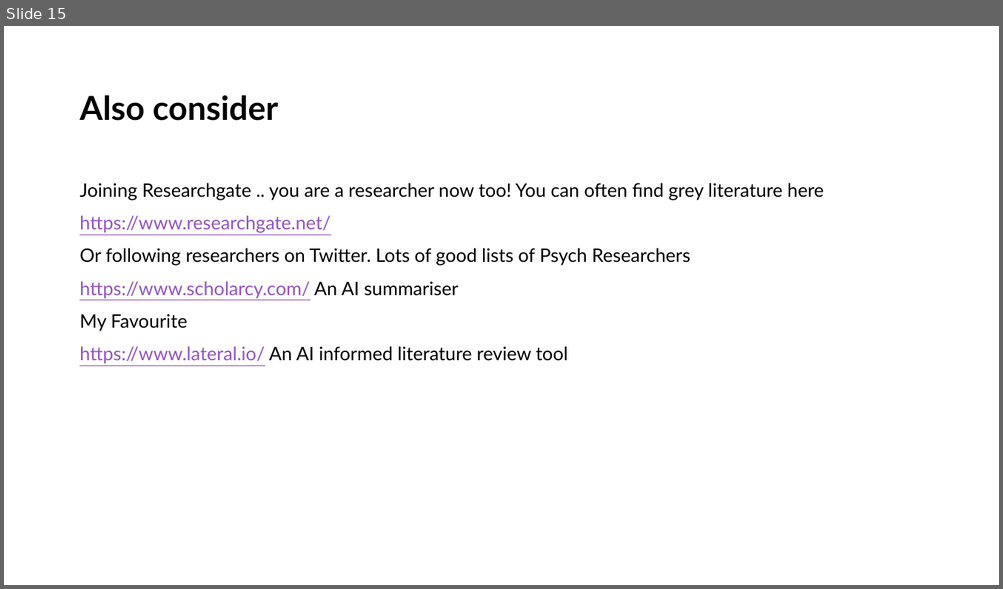
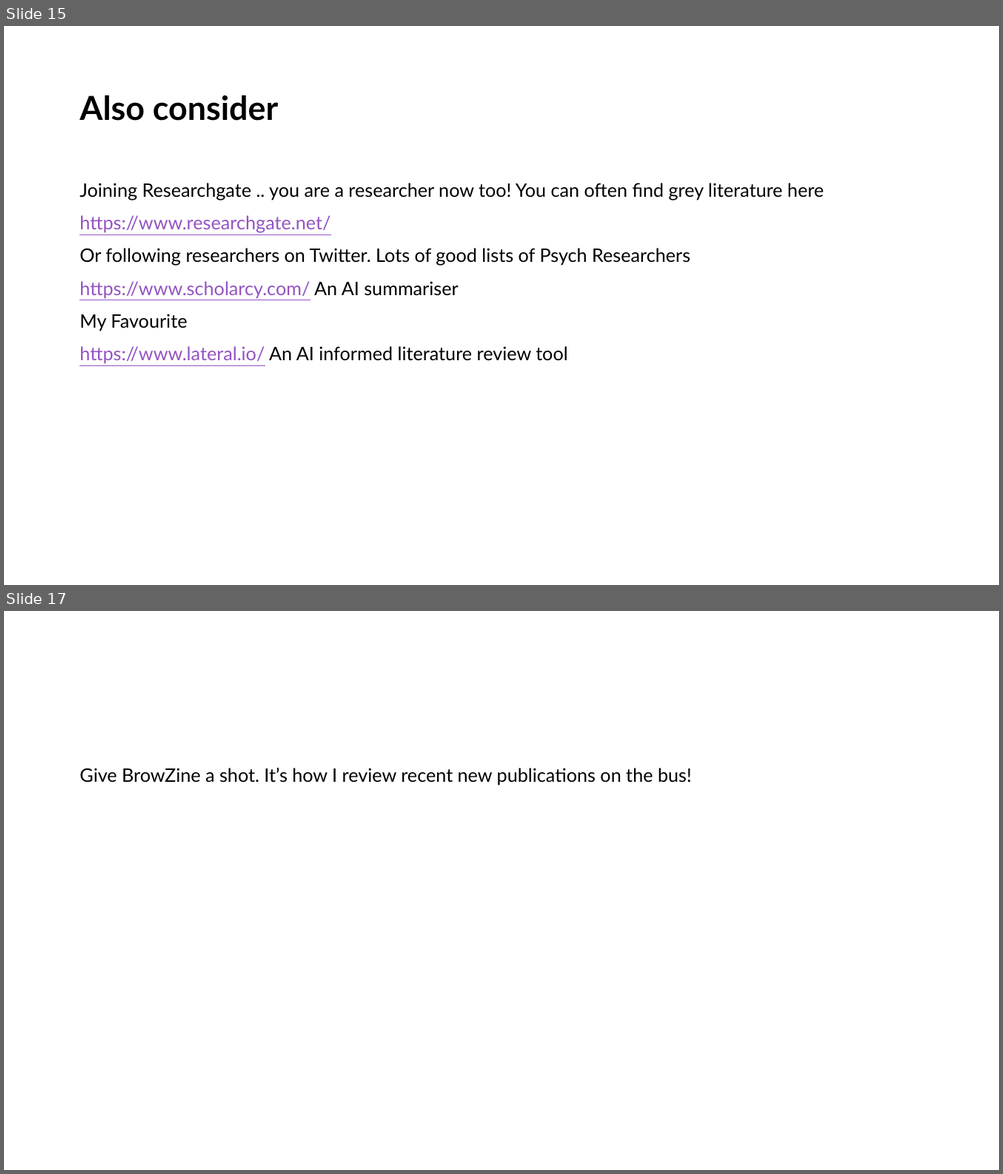
Before and after one commit to LittleMonkeyLab/PS52007Dslides, a slide deck: _site/labs/Lab03/Lab03.pptx. Shown one above the other, each under a label of ours: slide 15 before the commit, slides 15 and 17 after it; the slides between them are not shown. The pictures are 1003x589 and 1003x1174 pixels, drawn with LibreOffice and Linux fonts; fonts in the diff are those of the drawing. Boxes give left, top, right and bottom in pixels: in the first picture for what was removed or moved away, otherwise in the second. Text is boxed around its words. In the diff, an @@ line names an element or a change of style, - is before the commit and + after.

```diff
--- a/_site/labs/Lab03/Lab03.pptx
+++ b/_site/labs/Lab03/Lab03.pptx
@@ slide 17 added at (x1=4, y1=611, x2=999, y2=1170), background #FFFFFF @@
@@ text added at (x1=79, y1=768, x2=691, y2=786), 18 pt, text #000000 @@
+Give BrowZine a shot. It’s how I review recent new publications on the bus!
```
Also in this commit, not shown: 2 other slides added, 48 other files.
